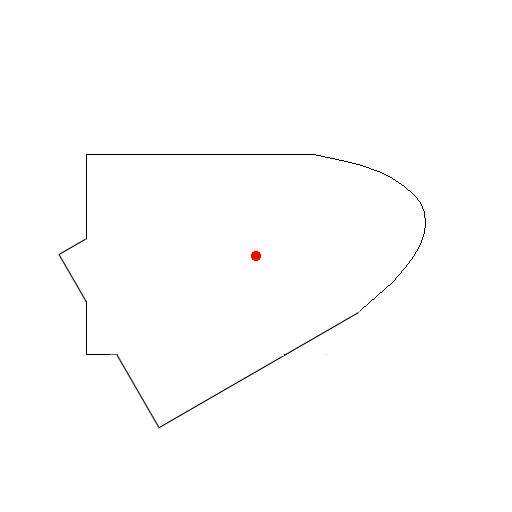
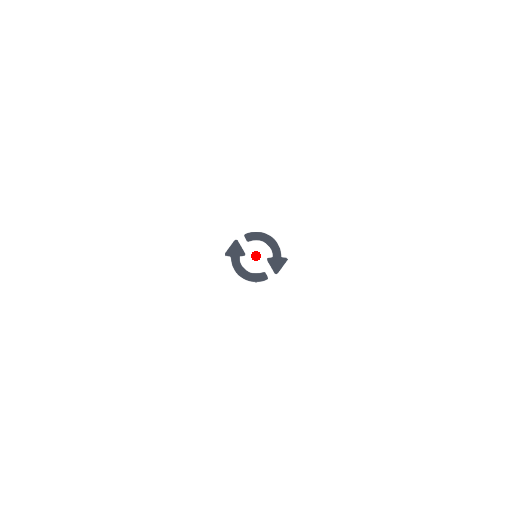
Layers edited between the first and the second 512×512 image:
added layer "reverse" above "330Rect" over [58, 153, 426, 429]
hid "330Rect", painted on it over [58, 153, 426, 429]
